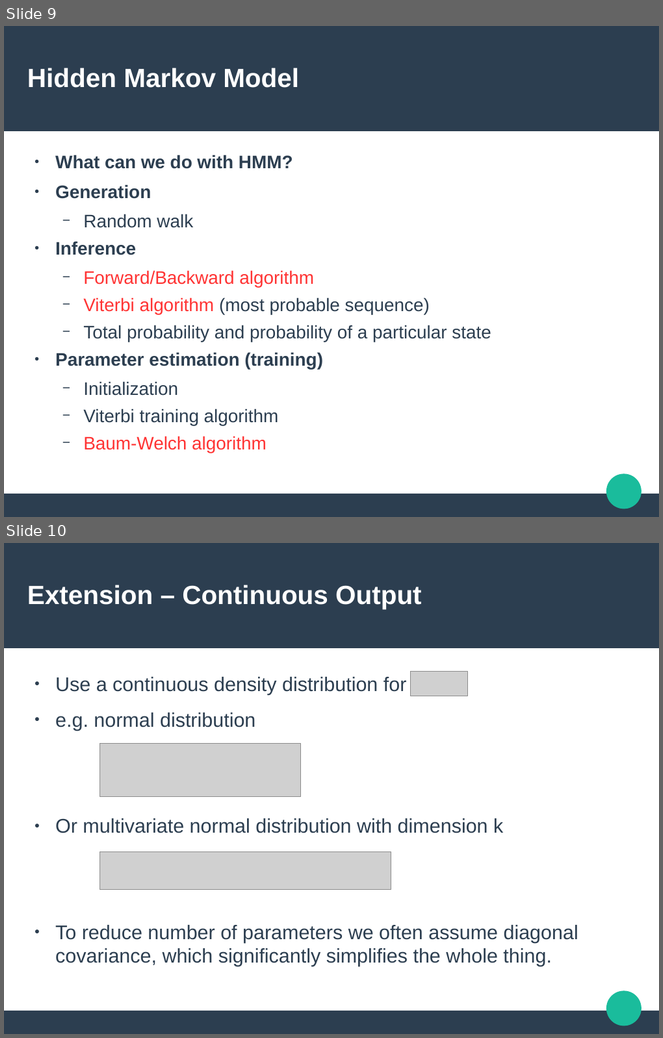
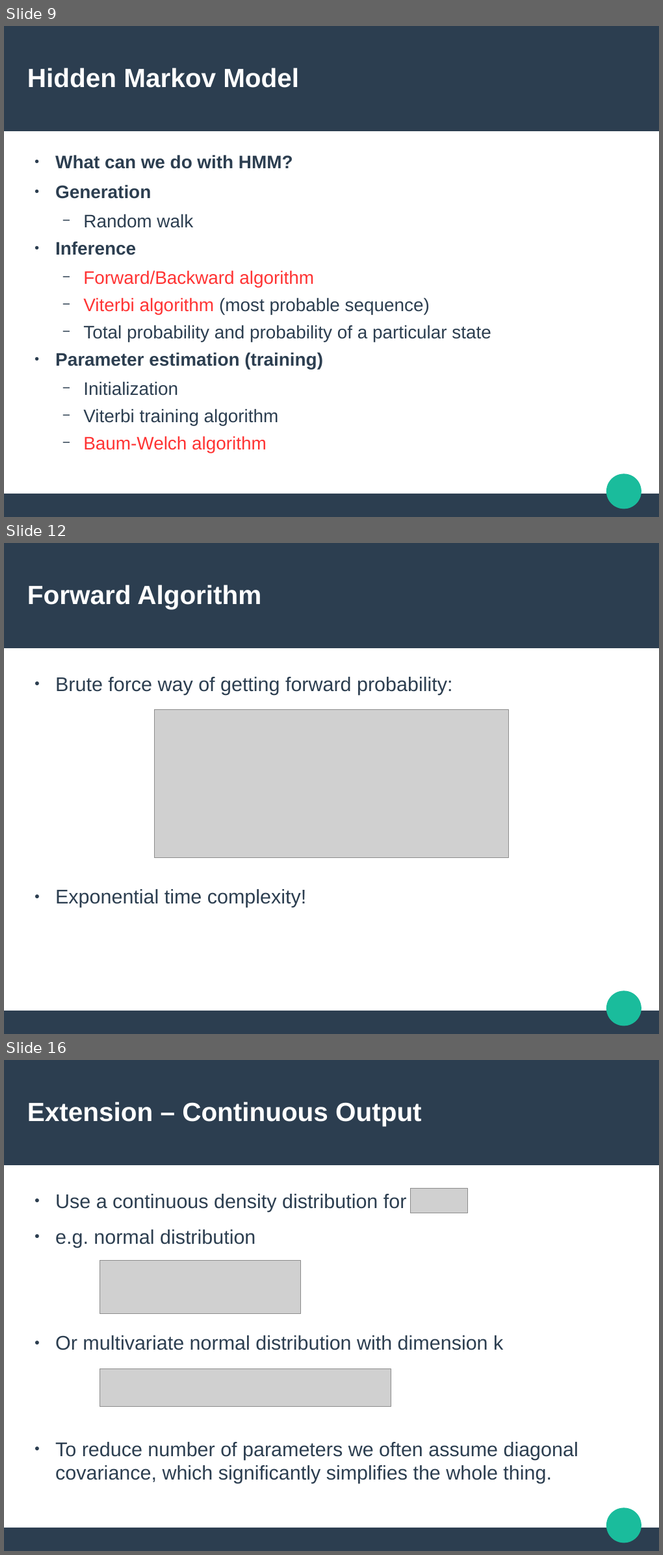
Before and after one commit to Sleepwalking/hmm-workshop, a slide deck: slides.odp. Shown one above the other, each under a label of ours: slides 9 and 10 before the commit, slides 9, 12 and 16 after it; the slides between them are not shown. The pictures are 663x1038 and 663x1555 pixels, drawn with LibreOffice and Linux fonts; fonts in the diff are those of the drawing; grey boxes stand for pictures. Boxes give left, top, right and bottom in pixels: in the first picture for what was removed or moved away, otherwise in the second. Text is boxed around its words. In the diff, an @@ line names an element or a change of style, - is before the commit and + after.

Commit message:
Add slides for HMM inference algorithms

```diff
--- a/slides.odp
+++ b/slides.odp
@@ slide 12 added at (x1=4, y1=543, x2=659, y2=1034), background #FFFFFF; not listed: 3 template elements that a slide beside it also shows @@
@@ title added at (x1=27, y1=585, x2=261, y2=609), 31.9 pt, text #FFFFFF, bold @@
+Forward Algorithm
@@ text added at (x1=55, y1=677, x2=452, y2=908), 24 pt, text #2C3E50 @@
+● Brute force way of getting forward probability:
+● Exponential time complexity!
@@ picture added at (x1=154, y1=709, x2=509, y2=858) @@
@@ what was slide 10 is now slide 16 @@
```
Also in this commit, not shown: 1 slide changed, 5 other slides added, 2 other files.
